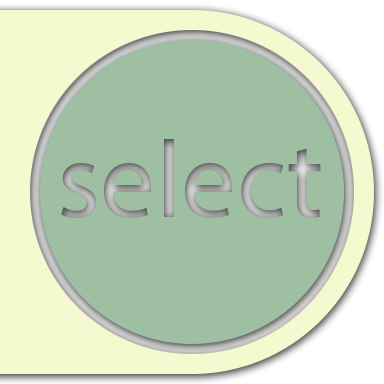
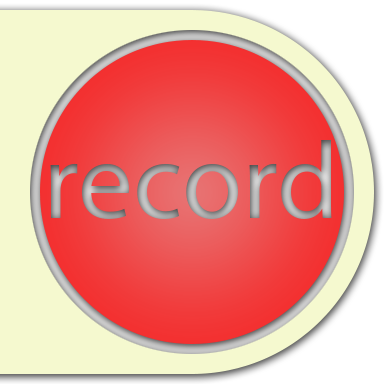
Revision of a layered 384x384 image; what changed, layer by layer:
added group "record" (1st of 2) with 9 layers above "select" over [40, 40, 344, 344]
added group "button" (1st of 2, in "record") with 6 layers in group "record" over [40, 40, 344, 344]
added group "up" (1st of 4, in "record" › "button") with 2 layers in group "button" over [40, 40, 344, 344]
added layer "Layer 2" (1st of 2, in "record" › "button" › "up") in group "up" over [42, 42, 343, 343]
added layer "up" (2nd of 4, in "record" › "button" › "up") in group "up" over [40, 40, 344, 344]
added layer "Rounded Rectangle 1" (1st of 2, in "record") in group "record" over [40, 40, 344, 344]
hid group "select" (1st of 2) (9 layers) over [40, 40, 344, 344]
removed layer "Ellipse 1" from group "select" over [40, 40, 344, 344]
